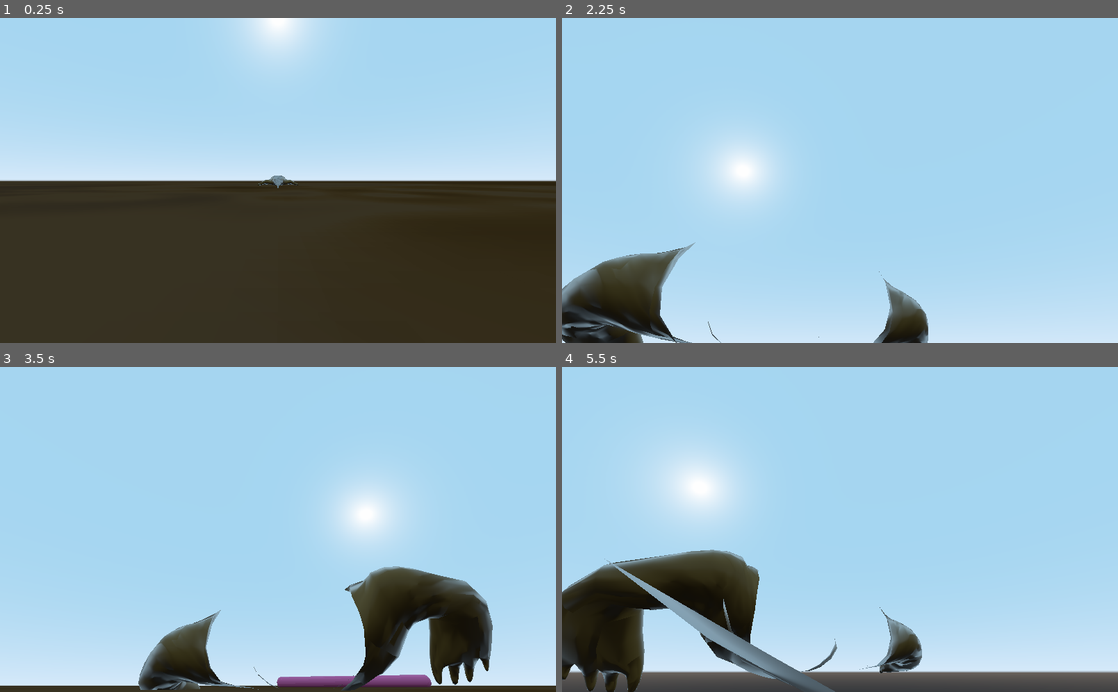
Above: before the commit, frames 1-4 (two rows, left to right).
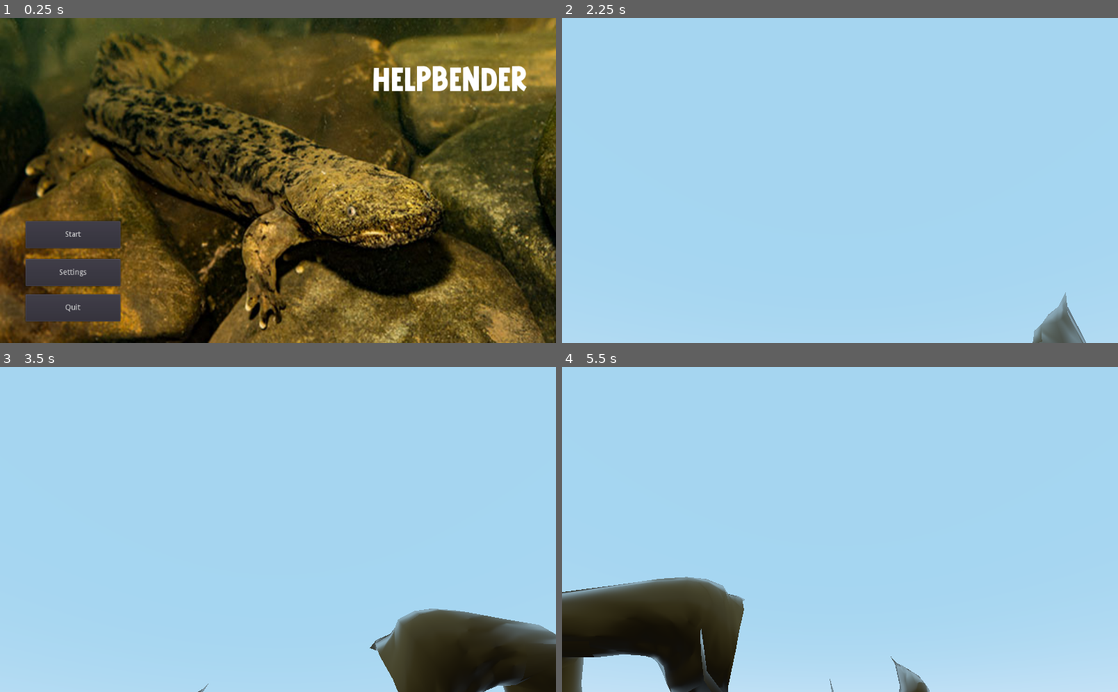
Above: after the commit, the same moments.

Repository: PDHTEC/HelpBender
Game: Godot game, scene res://Scenes/MenuMain.tscn
Same seed, same stepped clock (60 frames per second), same inputs: the game is played once before the commit and once after it. Before the commit the project starts from res://Scenes/Main.tscn. The engine's default icon, where the game draws it, is replaced by a stand-in: a white triangle on a blue panel in a dark square.
Inputs (mouse positions are in pixels of both pictures, inside the frame that each line leads up to):
- Up to frame 1 (0.25 s): no input
- Up to frame 2 (2.25 s): click (634, 271) at 0.5 s, where only the run after the commit has a clickable "Settings"; click (634, 235) at 1.25 s, where only the run after the commit has a clickable "Start"; move the mouse to (867, 180) at 2.02 s; hold W (forward) from 2.03 s (still down); click (867, 180) at 2.1 s
- Up to frame 3 (3.5 s): keep holding W (forward); move the mouse to (250, 529) at 2.77 s; click (250, 529) at 2.85 s
- Up to frame 4 (5.5 s): keep holding W (forward); move the mouse to (851, 523) at 3.52 s; click (851, 523) at 3.6 s; move the mouse to (834, 536) at 4.27 s; click (834, 536) at 4.35 s; move the mouse to (878, 532) at 5.02 s; click (878, 532) at 5.1 s

The runs differ from the first frame. In frame 1, 93% of the frame differs, in the area x 0-100%, y 0-100%; in frame 2, 13%; in frame 3, 19%; in frame 4, 23%.

Commit message:
Lavet script til start menu

Diff:
--- a/HelpBender/Scenes/MenuMain.tscn
+++ b/HelpBender/Scenes/MenuMain.tscn
@@ -1,7 +1,8 @@
-[gd_scene load_steps=5 format=2]
+[gd_scene load_steps=6 format=2]
 
 [ext_resource path="res://Hellbendymainmenu.jpg" type="Texture" id=1]
 [ext_resource path="res://Misrow.ttf" type="DynamicFontData" id=2]
+[ext_resource path="res://Scripts/MenuMain.gd" type="Script" id=3]
 
 [sub_resource type="DynamicFont" id=1]
 size = 64
@@ -11,27 +12,29 @@
 default_font = SubResource( 1 )
 
 [node name="Node2D" type="Node2D"]
+script = ExtResource( 3 )
 
 [node name="Hellbendymainmenu" type="Sprite" parent="."]
 position = Vector2( 516, 298 )
 scale = Vector2( 1.72, 2.01333 )
 texture = ExtResource( 1 )
 
-[node name="Button" type="Button" parent="."]
+[node name="start" type="Button" parent="."]
 margin_left = 47.0
 margin_top = 375.0
 margin_right = 222.0
 margin_bottom = 425.0
+action_mode = 0
 text = "Start"
 
-[node name="Button2" type="Button" parent="."]
+[node name="settings" type="Button" parent="."]
 margin_left = 47.0
 margin_top = 445.0
 margin_right = 222.0
 margin_bottom = 495.0
 text = "Settings"
 
-[node name="Button3" type="Button" parent="."]
+[node name="quit" type="Button" parent="."]
 margin_left = 47.0
 margin_top = 510.0
 margin_right = 222.0
@@ -47,3 +50,7 @@
 text = "Helpbender
 "
 scroll_active = false
+
+[connection signal="button_down" from="start" to="." method="_on_start_button_down"]
+[connection signal="button_down" from="settings" to="." method="_on_settings_button_down"]
+[connection signal="button_down" from="quit" to="." method="_on_quit_button_down"]
--- /dev/null
+++ b/HelpBender/Scenes/settingsMenu.tscn
@@ -0,0 +1,39 @@
+[gd_scene load_steps=2 format=2]
+
+[ext_resource path="res://Hellbendymainmenu.jpg" type="Texture" id=1]
+
+[node name="Node2D" type="Node2D"]
+
+[node name="Hellbendymainmenu" type="Sprite" parent="."]
+modulate = Color( 0.305882, 0.305882, 0.305882, 1 )
+position = Vector2( 507.5, 296 )
+scale = Vector2( 1.725, 2.01333 )
+texture = ExtResource( 1 )
+
+[node name="back" type="Button" parent="."]
+margin_left = 31.0
+margin_top = 26.0
+margin_right = 166.0
+margin_bottom = 89.0
+text = "Back"
+
+[node name="Button2" type="Button" parent="."]
+margin_left = 820.0
+margin_top = 60.0
+margin_right = 995.0
+margin_bottom = 105.0
+text = "Graphics"
+
+[node name="Button3" type="Button" parent="."]
+margin_left = 820.0
+margin_top = 125.0
+margin_right = 995.0
+margin_bottom = 170.0
+text = "Sound"
+
+[node name="Button4" type="Button" parent="."]
+margin_left = 820.0
+margin_top = 185.0
+margin_right = 995.0
+margin_bottom = 230.0
+text = "controls"
--- /dev/null
+++ b/HelpBender/Scripts/MenuMain.gd
@@ -0,0 +1,34 @@
+class_name MainMenu
+extends Node2D
+
+onready var start_button = $start as Button
+onready var settings_button = $settings as Button
+onready var quit_button = $quit as Button
+export var start_level = preload("res://Scenes/Main.tscn")
+# Declare member variables here. Examples:
+# var a = 2
+# var b = "text"
+
+
+# Called when the node enters the scene tree for the first time.
+func _ready():
+	pass
+
+# Called every frame. 'delta' is the elapsed time since the previous frame.
+#func _process(delta):
+#	pas
+
+func on_settings_pressed() -> void:
+	pass
+
+
+
+
+
+func _on_start_button_down():
+	get_tree().change_scene("res://Scenes/Main.tscn")
+
+
+
+func _on_quit_button_down():
+	get_tree().quit()
--- a/HelpBender/project.godot
+++ b/HelpBender/project.godot
@@ -8,10 +8,20 @@
 
 config_version=4
 
+_global_script_classes=[ {
+"base": "Node2D",
+"class": "MainMenu",
+"language": "GDScript",
+"path": "res://Scripts/MenuMain.gd"
+} ]
+_global_script_class_icons={
+"MainMenu": ""
+}
+
 [application]
 
 config/name="HelpBender"
-run/main_scene="res://Scenes/Main.tscn"
+run/main_scene="res://Scenes/MenuMain.tscn"
 config/icon="res://icon.png"
 
 [gui]
